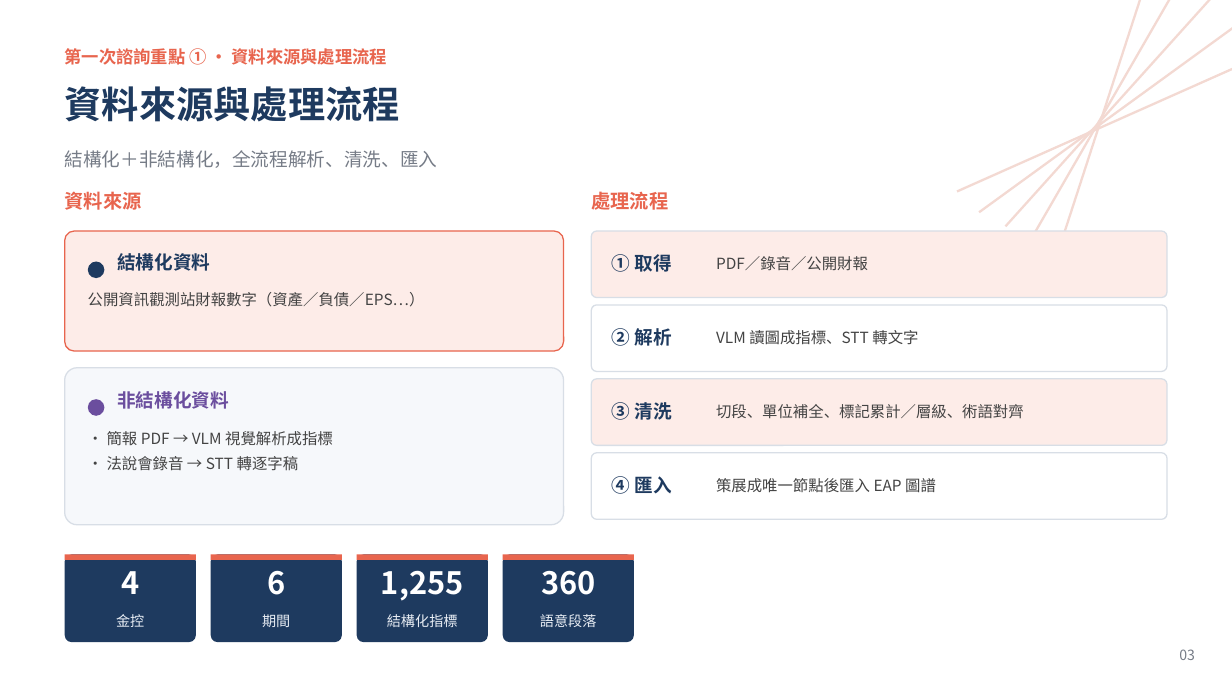
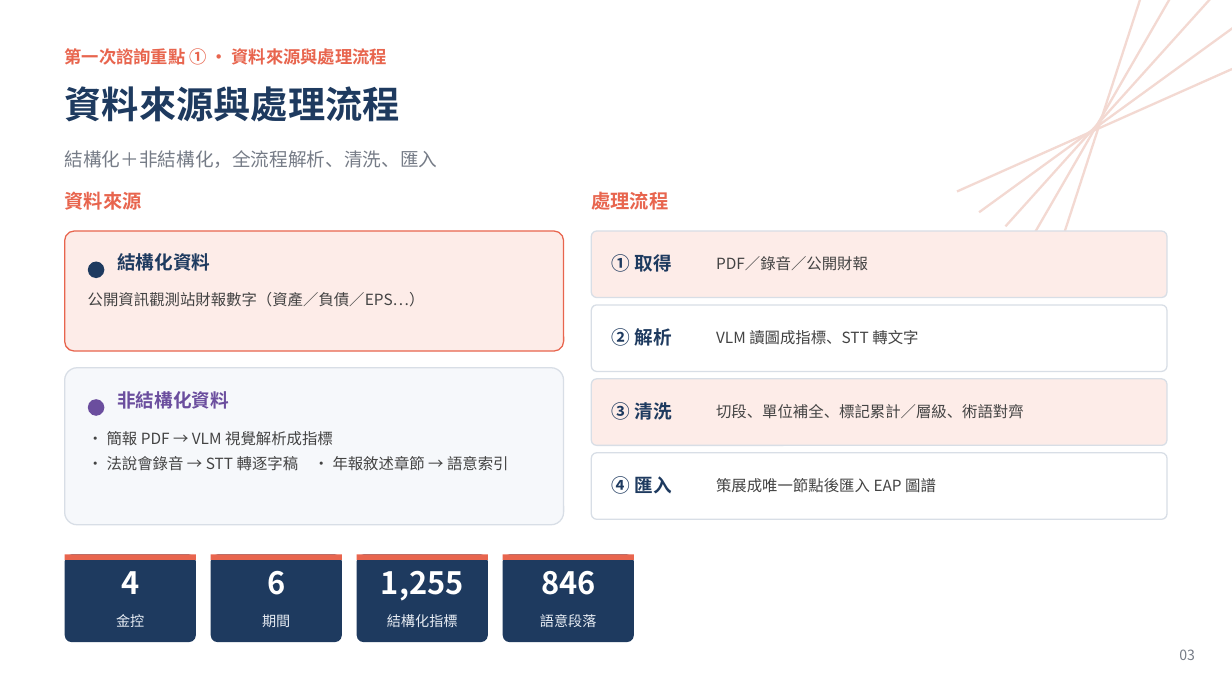
Before and after one commit to WangChiaChen/hybrid-rag-project, a slide deck: slide 3 of 顧問簡報_升級版.pptx. Drawn at 1232x693 pixels with LibreOffice and Linux fonts; fonts in the diff are those of the drawing. Boxes give left, top, right and bottom in pixels: in the first picture for what was removed or moved away, otherwise in the second. Text is boxed around its words. In the diff, an @@ line names an element or a change of style, - is before the commit and + after.

```diff
--- a/顧問簡報_升級版.pptx
+++ b/顧問簡報_升級版.pptx
@@ text at bbox=[107, 456, 509, 471]: text changed @@
-· 法說會錄音 → STT 轉逐字稿
+· 法說會錄音 → STT 轉逐字稿 · 年報敘述章節 → 語意索引
@@ text at bbox=[541, 570, 596, 595]: text changed @@
-360
+846
```
Also in this commit, not shown: 3 other slides changed, 1 other file.
